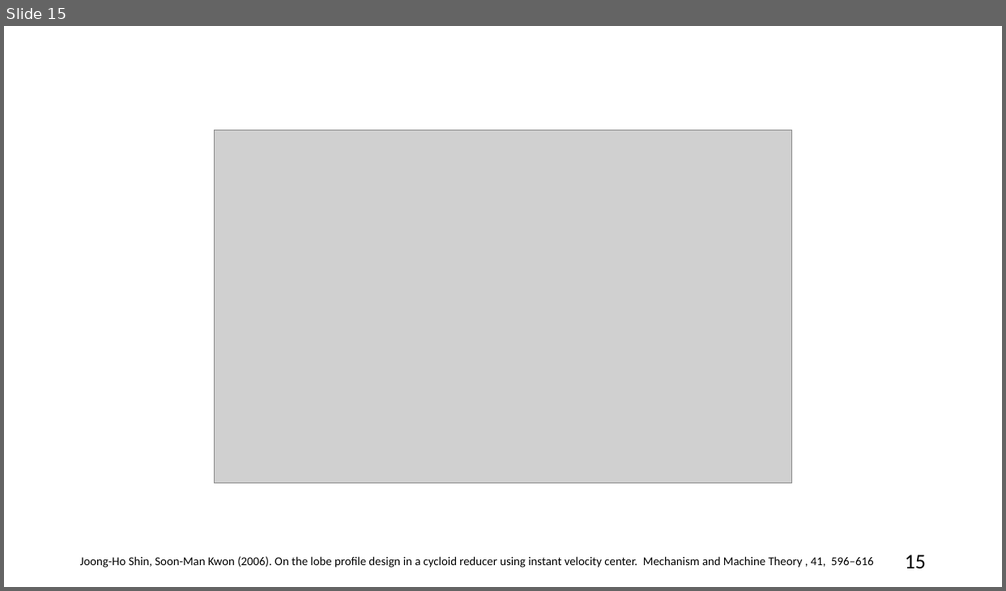
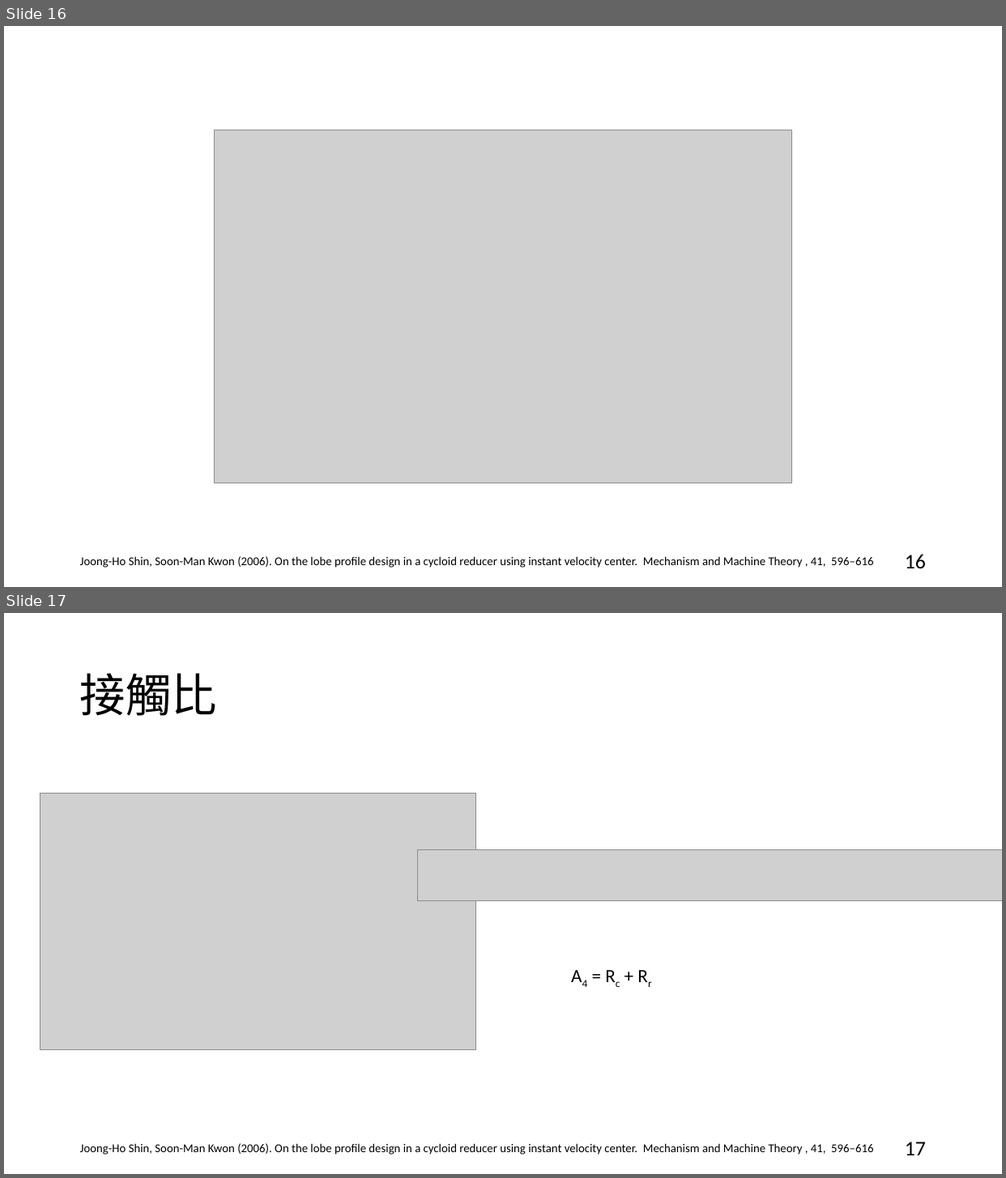
Before and after one commit to boompeko/Special-project, a slide deck: ppt用/Cycloid Reducer 1123.pptx. Shown one above the other, each under a label of ours: slide 15 before the commit, slides 16 and 17 after it. The pictures are 1006x591 and 1006x1178 pixels, drawn with LibreOffice and Linux fonts; fonts in the diff are those of the drawing; grey boxes stand for pictures. Boxes give left, top, right and bottom in pixels: in the first picture for what was removed or moved away, otherwise in the second. Text is boxed around its words. In the diff, an @@ line names an element or a change of style, - is before the commit and + after.

```diff
--- a/ppt用/Cycloid Reducer 1123.pptx
+++ b/ppt用/Cycloid Reducer 1123.pptx
@@ slide 17 added at box(4, 613, 1002, 1174), background #FFFFFF @@
@@ title added at box(80, 673, 217, 716), 44 pt, text #000000 @@
+接觸比
@@ picture added at box(40, 794, 475, 1050) @@
@@ picture added at box(418, 850, 1002, 901) @@
@@ text added at box(572, 964, 658, 986), 18 pt, text #000000 @@
+A4 = Rc + Rr
@@ text added at box(80, 1144, 873, 1155), 11.5 pt, text #000000 @@
+Joong-Ho Shin, Soon-Man Kwon (2006). On the lobe profile design in a cycloid reducer using instant velocity center. Mechanism and Machine Theory , 41, 596–616
@@ page number added at box(905, 1142, 926, 1156), 20 pt, text #000000 @@
+17
@@ what was slide 15 is now slide 16 @@
@@ page number at box(905, 554, 926, 570): text changed @@
-15
+16
```
Also in this commit, not shown: 4 slides changed, 1 other slide added, 8 other files.
